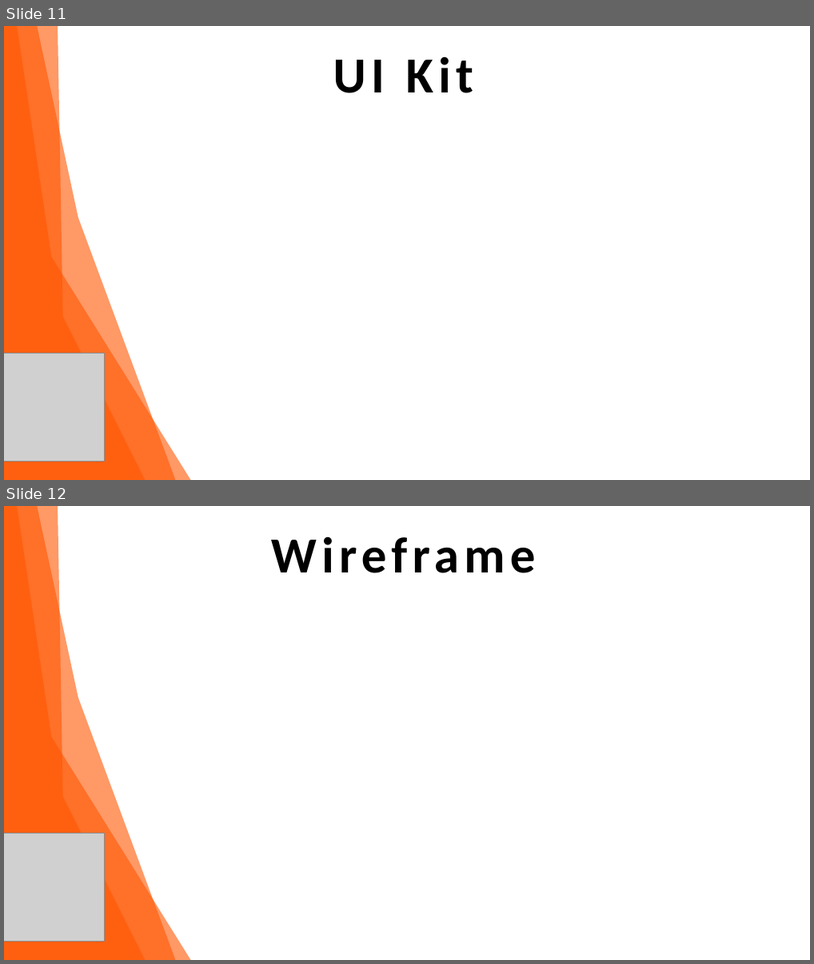
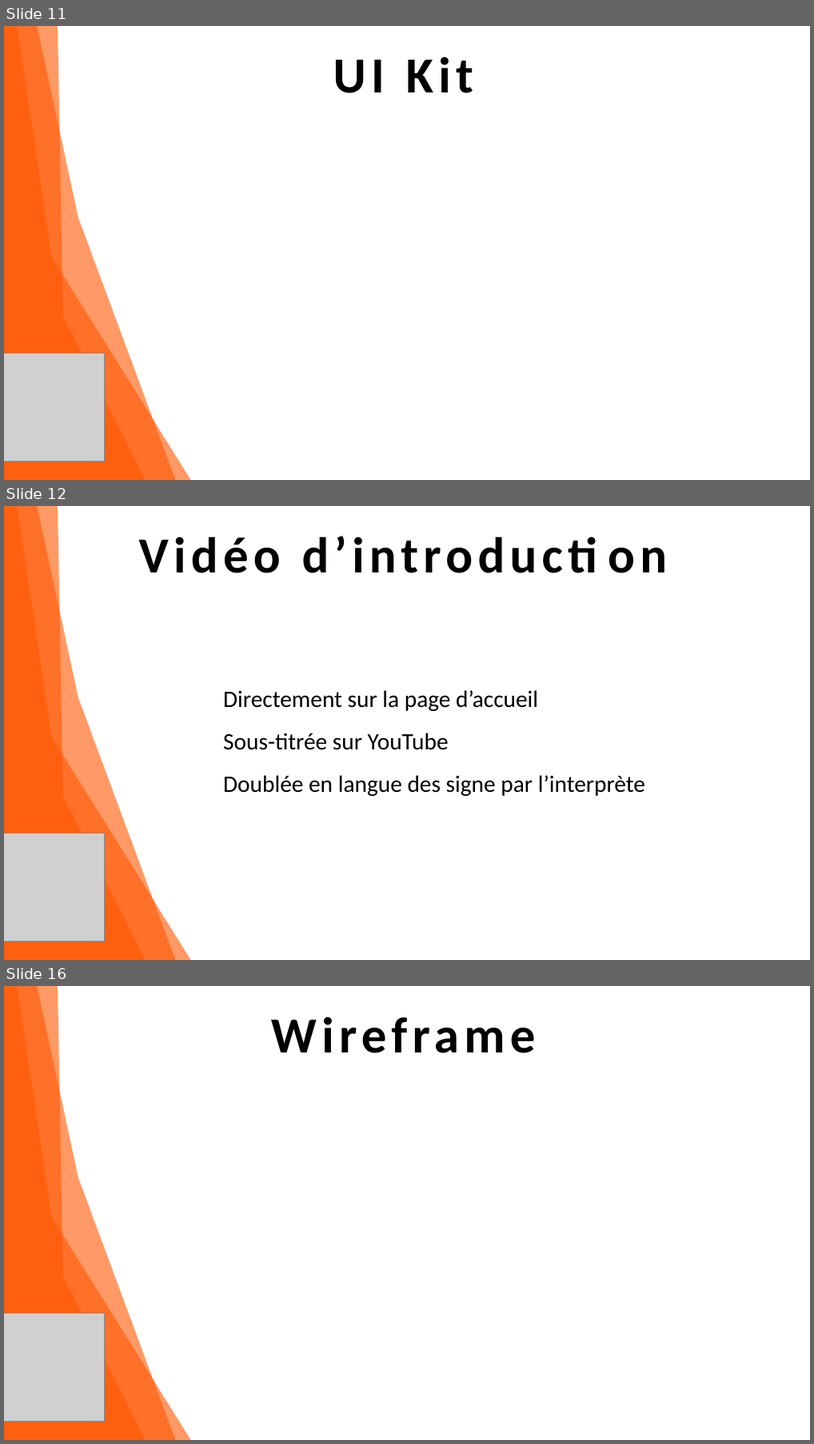
Before and after one commit to Nicolasmaes/a11e, a slide deck: dossier-conception/dossier-conception-a11e-v2.pptx. Shown one above the other, each under a label of ours: slides 11 and 12 before the commit, slides 11, 12 and 16 after it; the slides between them are not shown. The pictures are 814x964 and 814x1444 pixels, drawn with LibreOffice and Linux fonts; fonts in the diff are those of the drawing; grey boxes stand for pictures. Boxes give left, top, right and bottom in pixels: in the first picture for what was removed or moved away, otherwise in the second. Text is boxed around its words. In the diff, an @@ line names an element or a change of style, - is before the commit and + after.

```diff
--- a/dossier-conception/dossier-conception-a11e-v2.pptx
+++ b/dossier-conception/dossier-conception-a11e-v2.pptx
@@ slide 12 added at [4, 506, 810, 960], background #FFFFFF @@
@@ freeform shape added at [4, 506, 177, 960], fill #FF5600 at 60% opacity @@
@@ freeform shape added at [4, 506, 196, 960], fill #FF5600 at 60% opacity @@
@@ freeform shape added at [4, 506, 149, 960], fill #FF5600 at 60% opacity @@
@@ text added at [302, 536, 330, 573], 60 pt, text #000000, bold @@
+Vidéo d’introduction
@@ text added at [223, 690, 646, 796], 28 pt, text #000000 @@
+Directement sur la page d’accueil
+Sous-titrée sur YouTube
+Doublée en langue des signe par l’interprète
@@ picture added at [4, 832, 105, 940] @@
@@ what was slide 12 is now slide 16 @@
```
Also in this commit, not shown: 2 slides changed, 3 other slides added, 6 other files.
